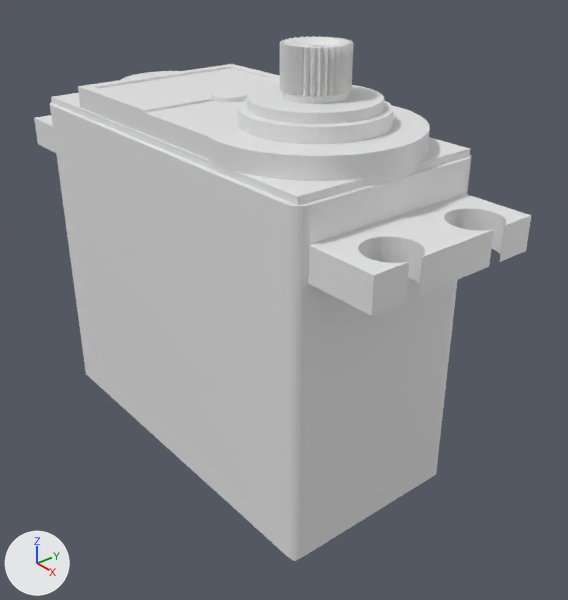
The Blender file Modelo Blender/servo.blend, before and after one commit.
Camera for both pictures: a camera (50 mm lens) standing at (4.89, -4.33, 2.58) and looking at (-0.65, 0.2, -1.07). The lights are fixed; the arrows at lower left show +X, +Y and +Z.

In view in the first picture: 'MG_996R_Servo'.
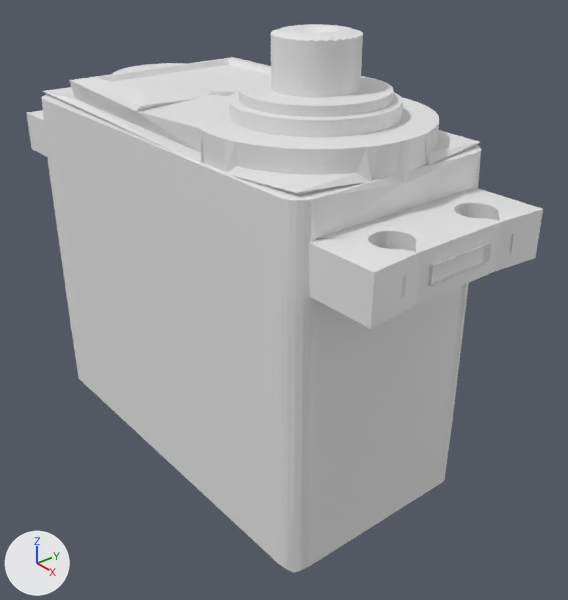
Scene script edits in JSON lines:
```json
{"block": "me_mg_996r_servo", "where": "# used by ob_mg_996r_servo; location = (0.0, 0.0, 0.0); rotation_euler = (1.571, 0.0, 1.571), in degrees (90, 0, 90)"}
{"op": "remove", "block": "me_mg_996r_servo", "code": "me_mg_996r_servo.from_pydata(...)  # 1464 vertices, 2924 faces; spans x -0.99..0.99, y -2.8..1.56, z -3.83..1.6"}
{"op": "add", "block": "me_mg_996r_servo", "code": "me_mg_996r_servo.from_pydata(...)  # 2928 vertices, 5848 faces; spans x -0.99..0.99, y -2.8..1.56, z -3.83..1.6"}
{"block": "me_mg_996r_servo", "change": "me_mg_996r_servo part 1: a new loose piece of 1464 vertices spanning x -0.99..0.99, y -2.8..1.56, z -3.83..1.6"}
{"op": "add", "block": "ob_mg_996r_servo", "code": "_m = ob_mg_996r_servo.modifiers.new('Solidify', 'SOLIDIFY')"}
{"op": "add", "block": "ob_mg_996r_servo", "code": "_m.thickness = -0.1"}
```

Pixel boxes (x1, y1, x2, y2) of what changed, in the pictures (568 x 600 px):
```json
{"object": "MG_996R_Servo", "change": "reshaped, modifiers changed", "before": [34, 36, 531, 561], "after": [26, 24, 543, 573]}
{"part": 1, "of": "me_mg_996r_servo", "change": "added", "after": [26, 24, 543, 573]}
```
